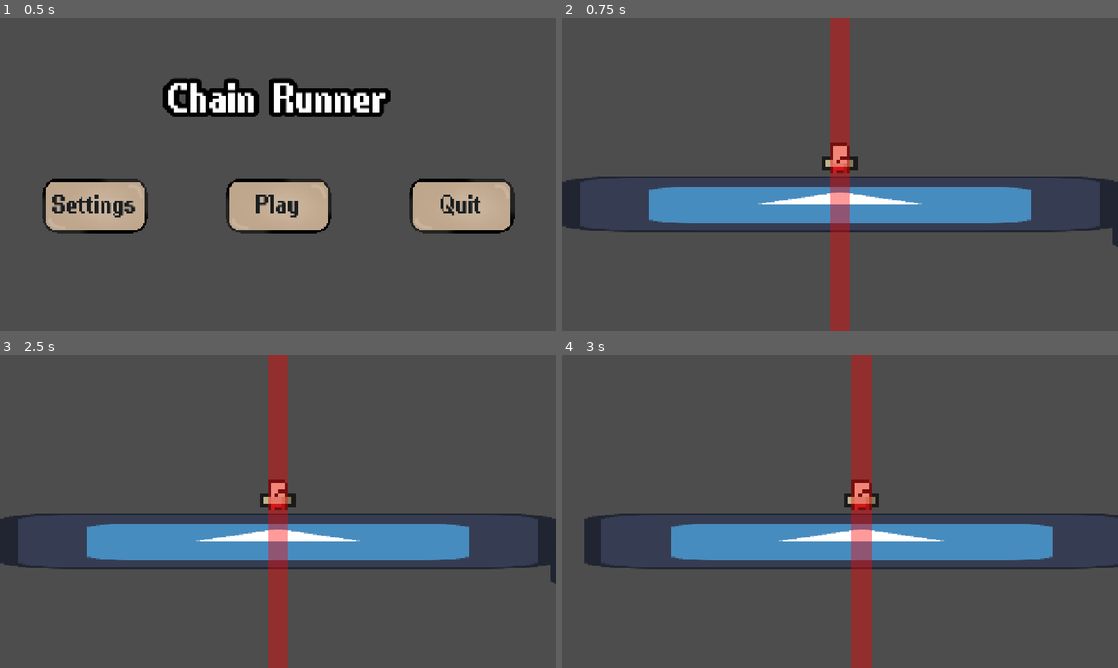
Above: before the commit, frames 1-4 (two rows, left to right).
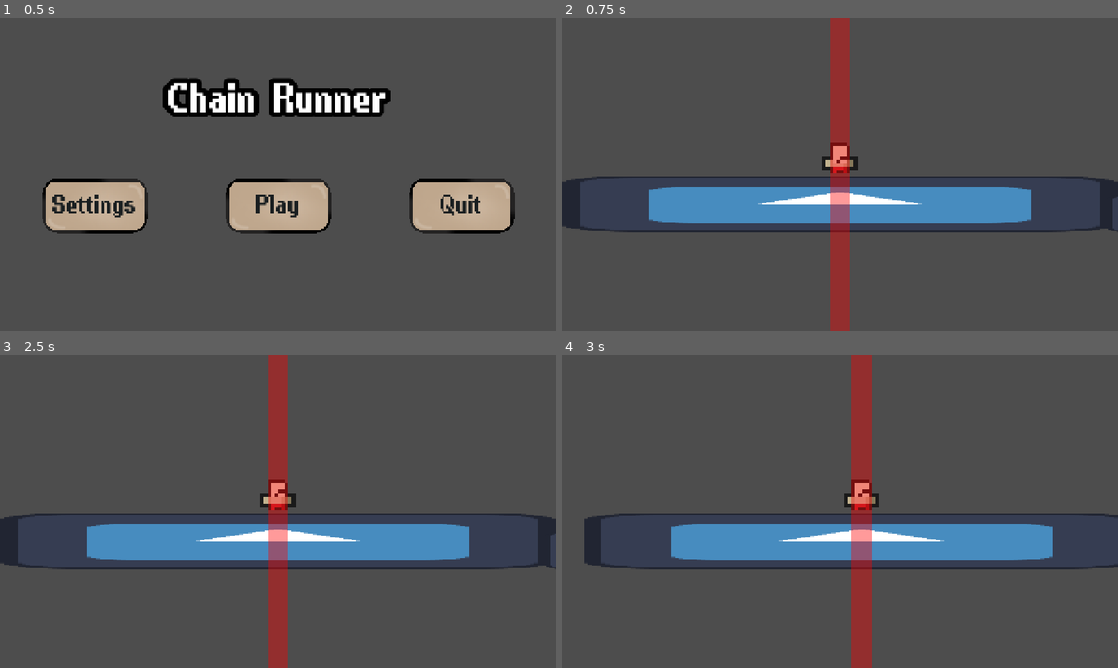
Above: after the commit, the same moments.

Repository: lucassillitoe/Steel_Jam_4_repo
Game: Godot game, scene res://Scenes/ui.tscn
The game is run twice, just before and just after one commit, with the same random seed, the same clock (stepped at 60 frames per second) and the same inputs. The engine's default icon, where the game draws it, is replaced by a stand-in: a white triangle on a blue panel in a dark square.
Inputs (mouse positions are in pixels of both pictures, inside the frame that each line leads up to):
- Up to frame 1 (0.5 s): no input
- Up to frame 2 (0.75 s): click "Play" at 0.5 s
- Up to frame 3 (2.5 s): tap Enter (Enter playback) at 1.25 s; move the mouse to (400, 495) at 1.27 s; hold D (Right) from 1.28 s (still down); tap Mouse wheel down (MoveCameraLeft) at 1.35 s; click (400, 495) at 1.42 s; tap Space (Jump) at 1.52, 2.27 s; move the mouse to (166, 527) at 2.02 s; tap Mouse wheel up (MoveCameraRight) at 2.1 s
- Up to frame 4 (3 s): move the mouse to (895, 442) at 2.77 s; release D (Right) at 2.78 s; hold A (Left) from 2.78 s (still down); tap Mouse wheel down (MoveCameraLeft) at 2.85 s

Frame 1 is identical in both runs. In frame 2, 0.2% of the frame differs, in the area x 98-100%, y 57-74%; in frame 3, 0.2%; in frame 4, nothing differs.
Error before the commit: Invalid access to property or key 'global_position' on a base object of type 'null instance'. (res://Scripts/world.gd:40)

Commit message:
player anim fix

Diff:
--- a/steel-jam-4/Scenes/Player.tscn
+++ b/steel-jam-4/Scenes/Player.tscn
@@ -140,3 +140,5 @@
 
 [node name="JumpSound" type="AudioStreamPlayer2D" parent="." unique_id=2054352319]
 stream = ExtResource("5_52ee3")
+
+[connection signal="animation_looped" from="AnimatedSprite2D" to="." method="_on_animated_sprite_2d_animation_looped"]
--- a/steel-jam-4/Scenes/world.tscn
+++ b/steel-jam-4/Scenes/world.tscn
@@ -3,19 +3,17 @@
 [ext_resource type="Script" uid="uid://w61ke2cfyl54" path="res://Scripts/world.gd" id="1_45d1s"]
 [ext_resource type="PackedScene" uid="uid://0hfb7pye7juf" path="res://Scenes/Levels/level_1.tscn" id="2_y7y61"]
 [ext_resource type="PackedScene" uid="uid://b5txh8gsi65ks" path="res://Scenes/Levels/level_2.tscn" id="3_q2d71"]
-[ext_resource type="PackedScene" uid="uid://dahnt31uasq0x" path="res://Scenes/level_0_tiles.tscn" id="4_k7acu"]
 [ext_resource type="Texture2D" uid="uid://bstjl6eg77tw5" path="res://Assets/Icons/icon.svg" id="4_uo7di"]
 [ext_resource type="PackedScene" uid="uid://8n0qk2i80rta" path="res://Scenes/Player.tscn" id="5_kn06e"]
 [ext_resource type="PackedScene" uid="uid://ufwv365gldxh" path="res://Scenes/Camera.tscn" id="6_5ukr8"]
 [ext_resource type="PackedScene" uid="uid://depcrptedr4e8" path="res://Scenes/Scorer.tscn" id="7_o06y3"]
-
 
 [sub_resource type="RectangleShape2D" id="RectangleShape2D_t07qy"]
 size = Vector2(1280, 128)
 
 [node name="World" type="Node2D" unique_id=555161220 node_paths=PackedStringArray("Player")]
 script = ExtResource("1_45d1s")
-RoomsArray = Array[PackedScene]([ExtResource("2_y7y61"), ExtResource("3_q2d71"), ExtResource("4_k7acu")])
+RoomsArray = Array[PackedScene]([ExtResource("2_y7y61"), ExtResource("3_q2d71")])
 Player = NodePath("Player")
 
 [node name="Floor" type="StaticBody2D" parent="." unique_id=315756783]
--- a/steel-jam-4/Scripts/PlayerMovement.gd
+++ b/steel-jam-4/Scripts/PlayerMovement.gd
@@ -15,6 +15,11 @@
 func MoveHorizontal(inputAxis: float, delta: float) -> void:
 	##Takes in inputAxis: a float between -1 and 1 and delta: the physics tick
 	##and updates velocity for horizontal movement
+
+	if inputAxis == -1:
+		$AnimatedSprite2D.flip_h = true
+	elif inputAxis == 1:
+		$AnimatedSprite2D.flip_h = false
 
 	if inputAxis:
 		var targetSpeed := inputAxis * SPEED
@@ -68,3 +73,10 @@
 	if CheckIfDied():
 		#print('gg')
 		pass
+
+
+
+
+func _on_animated_sprite_2d_animation_looped() -> void:
+	if $AnimatedSprite2D.animation == "Walk":
+		$WalkSound.play()
